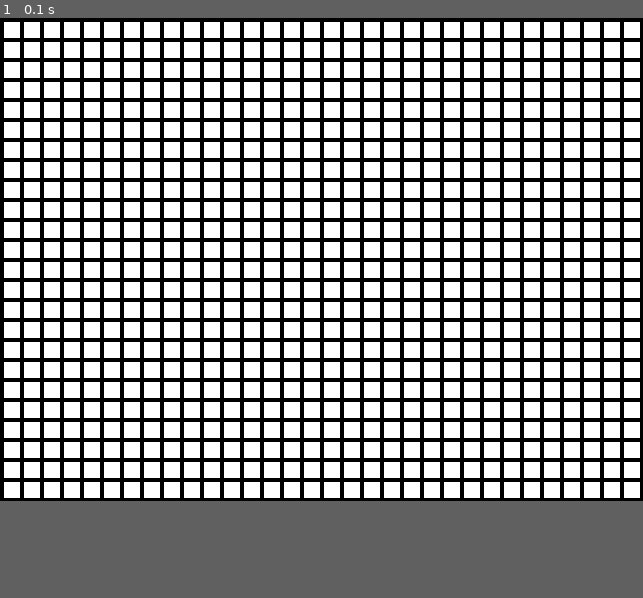
Above: before the commit, frame 1.
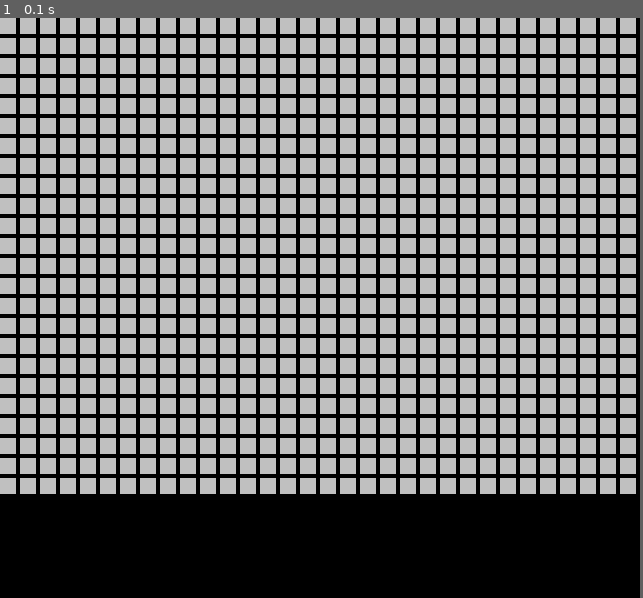
Above: after the commit, the same moment.

Repository: BartekKownacki/Game-of-life-pygame
Game: pygame game, started from main.py
Two runs of this game, one before a commit and one after it. Both use one fixed random seed, a clock stepped at 60 frames per second and the inputs below.
Inputs:
- Up to frame 1 (0.1 s): no input
In our replay, the window is 643x483 before the commit and 640x580 after it. These sizes can differ from the game's own. Grey fills any space a smaller window leaves; there, only what the larger window draws over its background counts as a difference.

The runs differ from the first frame. In frame 1, 76% of the frame differs, in the area x 0-100%, y 0-83%.

Commit message:
Mouse click handling

Diff:
--- a/main.py
+++ b/main.py
@@ -1,17 +1,36 @@
+from ast import PyCF_ALLOW_TOP_LEVEL_AWAIT
+from math import floor
 import sys, pygame
 import colors as c
 
 
 pygame.init()
 
-size = width, height = 643, 483
+
 cell_size = 16
 radius = 6
 gap_size = 4
-
+grid_size_x = 32
+grid_size_y = 24
+menu_height = 100
+button_dimensions = 80, 42
+grid_dimensions = (cell_size + gap_size)*grid_size_x, (cell_size + gap_size)*grid_size_y
+size = width, height = (grid_dimensions[0], grid_dimensions[1] + menu_height)
 listOfCircles = []
 
+def create_grid(x, y):
+    grid = [[0 for i in range(y)] for j in range(x)]
+    return grid
+
+def draw_grid(grid):
+    for i in range(len(grid)):
+        for j in range(len(grid[i])):
+            pygame.draw.rect(screen, c.light_gray, (i * (cell_size + gap_size), j * (cell_size + gap_size), cell_size, cell_size))
+            if grid[i][j] == 1:
+                pygame.draw.circle(screen, c.black, (i * (cell_size + gap_size) + (cell_size/2), j * (cell_size + gap_size) + (cell_size/2)), radius)
+
 screen = pygame.display.set_mode(size)
+grid = create_grid(grid_size_x, grid_size_y)
 run = True
 while run:
     screen.fill(c.black)
@@ -21,13 +40,14 @@
 
         elif event.type == pygame.MOUSEBUTTONDOWN:
             x, y = pygame.mouse.get_pos()
-            listOfCircles.append((x, y))
-            # pygame.draw.circle(screen, c.red, (x, y), radius)
+            x = floor(x/(cell_size+gap_size))
+            y = floor(y/(cell_size+gap_size))
+            value = grid[x][y]
+            grid[x][y] = 1 if value == 0 else 0
 
-    for x in range(gap_size, width, cell_size + gap_size):
-        for y in range(gap_size, height, cell_size + gap_size):
-            color = c.white
-            pygame.draw.rect(screen, color, (x, y, cell_size, cell_size))
+
+
+    draw_grid(grid)
     for circle in listOfCircles:
         pygame.draw.circle(screen, c.red, circle, radius)
     pygame.display.update()
Not shown, changed: .gitignore
